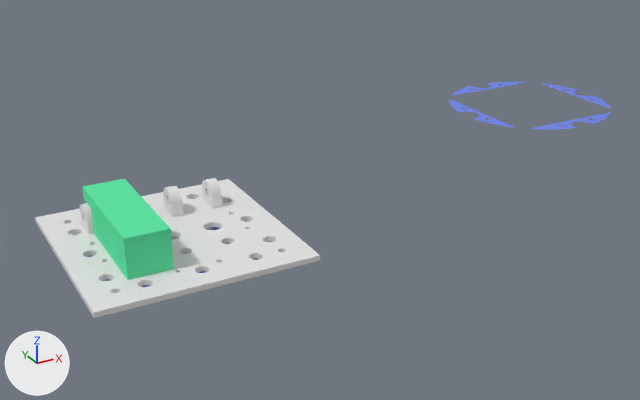
What one commit did to the Blender file blender/korpus1.blend.
Rendered twice from a 50 mm camera at (-9.3, -28.2, 14.4) aimed at (5.9, -0.5, 0.6). The lights are fixed; the arrows at lower left show +X, +Y and +Z.
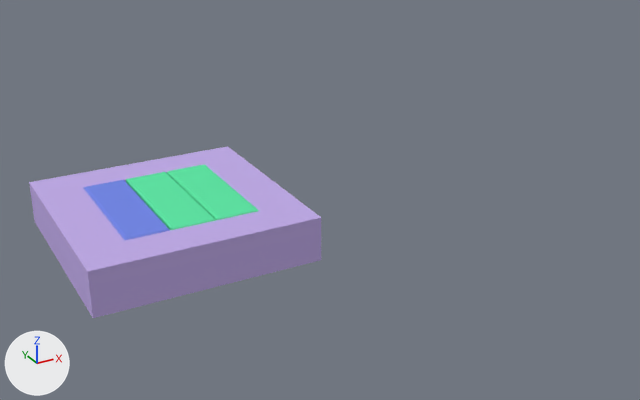
Changed parts and their boxes [x1, y1, x2, y2] in the pictures (640 x 400 px; the box of a moved part takes in the faces that stretch with it):
'_KRISHKA', added (purple)
    after: [29, 146, 321, 318]
'Plane.002', reshaped, moved, turned
    before: [82, 179, 174, 280]
    after: [83, 180, 170, 240]
'KnopPart1', added (green)
    after: [126, 172, 216, 230]
'KnopPart1.002', added (green)
    after: [167, 165, 259, 220]
'Circle.020', deleted (blue)
    before: [449, 82, 610, 130]
part 1 of me_plane_002, added (blue)
    after: [83, 180, 170, 240]
part 2 of me_plane_002, deleted (green)
    before: [82, 179, 174, 280]
part 3 of me_plane, moved or reshaped (not visible afterwards)
    before: [35, 179, 320, 318]

Patch to the scene script:
```diff
--- a/blender/korpus1.blend.py
+++ b/blender/korpus1.blend.py
@@ me_plane_002 @@
 # used by ob_plane_002; location = (-1.63, 0.0, 1.21); scale = (0.8, 2.5, 1.0)
-me_plane_002.from_pydata(...)  # 344 vertices, 183 faces, 1 loose edge; spans x -1.0..1.0, y -1.0..1.0, z -1.01..0.5
-me_plane_002.materials.append(mat_zel)  # green #61e7a7
+me_plane_002.from_pydata(...)  # 364 vertices, 201 faces, 1 loose edge; spans x 1.84..3.77, y -2.11..0.2, z -0.49..1.01
+# me_plane_002 part 1: a new loose piece of 362 vertices spanning x 1.84..3.77, y -2.11..0.2, z -0.49..1.01, in mat_sin (blue #758ae7)
+# me_plane_002 part 2: the loose piece of 342 vertices spanning x -1.0..1.0, y -1.0..1.0, z -1.01..0.5 is deleted
+me_plane_002.materials.append(mat_sin)  # blue #758ae7
@@ me_plane @@
 # used by ob_osn; location = (0.0, 0.0, 0.0); scale = (4.0, 4.0, 1.0)
-me_plane.from_pydata(...)  # 2408 vertices, 1229 faces; spans x -1.0..1.0, y -1.0..1.0, z 0.0..0.2
+me_plane.from_pydata(...)  # 2408 vertices, 1229 faces; spans x -0.95..0.95, y -0.95..0.95, z 0.0..0.2
+# me_plane part 3: 1640 of 2408 vertices moved; they spanned x -1.0..1.0, y -1.0..1.0, z 0.0..0.2 and now span x -0.95..0.95, y -0.95..0.95, z 0.0..0.2; mean shift (0.0, -0.02, 0.0); largest move (-0.75, -0.71, 0.2) -> (-0.78, -0.59, 0.2)
@@ me_plane_019 @@
+me_plane_019.from_pydata(...)  # 364 vertices, 201 faces, 1 loose edge; spans x 1.82..3.78, y -2.11..0.2, z -0.49..1.01
+me_plane_019.materials.append(mat_zel)  # green #61e7a7
@@ me_plane_016_1 @@
+me_plane_016_1.from_pydata(...)  # 32 vertices, 26 faces; spans x -1.0..1.0, y -1.0..1.0, z -0.35..0.04
+me_plane_016_1.materials.append(mat_material)  # purple #c1ace7
@@ ob_circle_020 @@
-ob_circle_020 = bpy.data.objects.new('Circle.020', me_circle_020)
-ob_circle_020.location = (14.63, -2.11, 3.57)
-ob_circle_020.scale = (3.18, 3.18, 3.18)
@@ ob_plane_002 @@
 ob_plane_002 = bpy.data.objects.new('Plane.002', me_plane_002)
-ob_plane_002.location = (-1.63, 0.0, 1.21)
+ob_plane_002.location = (-3.87, 2.0, 0.7)
+ob_plane_002.rotation_euler = (6.283, 0.0, 0.0)  # degrees (360, 0, 0)
 ob_plane_002.scale = (0.8, 2.5, 1.0)
@@ ob_knoppart1 @@
+ob_knoppart1 = bpy.data.objects.new('KnopPart1', me_plane_019)
+ob_knoppart1.location = (-2.24, 2.0, 0.7)
+ob_knoppart1.rotation_euler = (6.283, 0.0, 0.0)  # degrees (360, 0, 0)
+ob_knoppart1.scale = (0.8, 2.5, 1.0)
@@ ob_krishka_1 @@
+ob_krishka_1 = bpy.data.objects.new('_KRISHKA', me_plane_016_1)
+ob_krishka_1.location = (0.0, 0.0, 1.47)
+ob_krishka_1.scale = (4.03, 4.01, 4.2)
@@ ob_knoppart1_002 @@
+ob_knoppart1_002 = bpy.data.objects.new('KnopPart1.002', me_plane_019.copy())
+ob_knoppart1_002.location = (-0.62, 2.0, 0.7)
+ob_knoppart1_002.rotation_euler = (6.283, 0.0, 0.0)  # degrees (360, 0, 0)
+ob_knoppart1_002.scale = (0.8, 2.5, 1.0)
```
